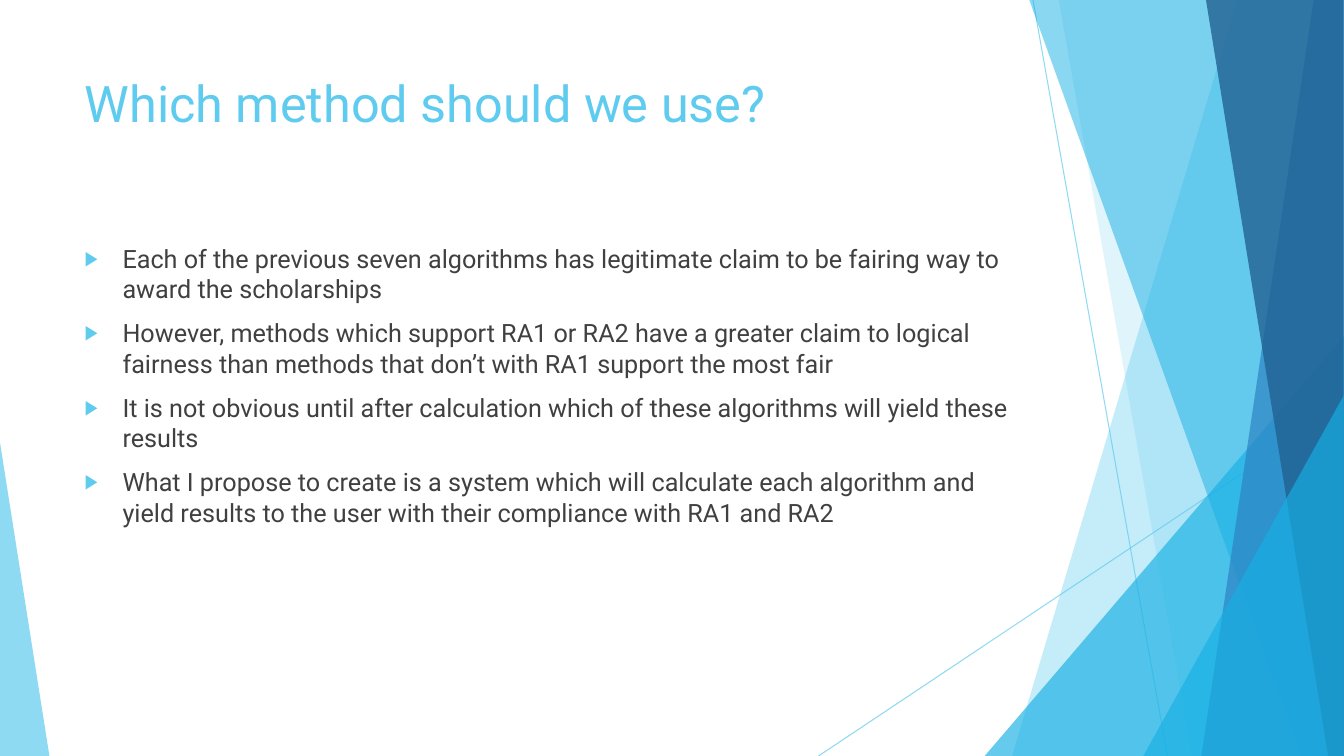
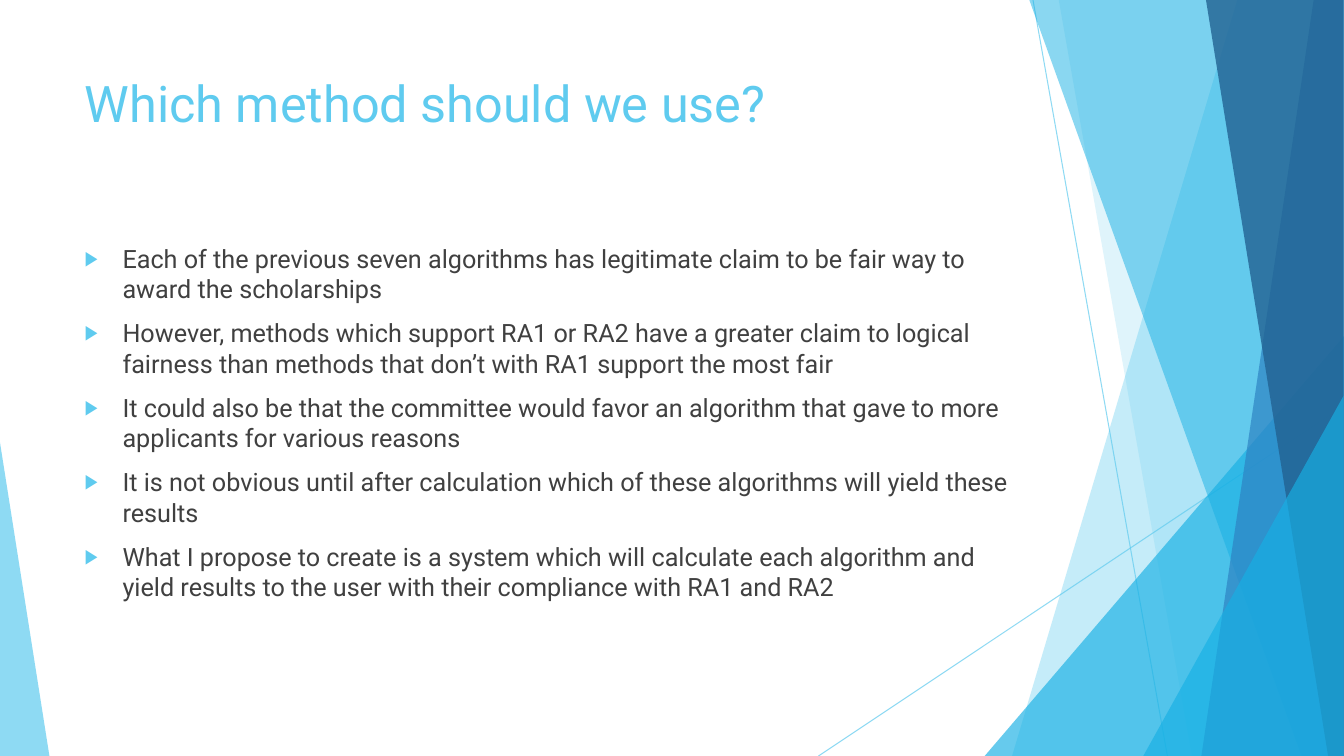
Before and after one commit to dmerson/ArizonaMastersCapstone, a slide deck: slide 15 of Documents/Basic Scholarship Awarding Graphs.pptx (slide 14 before the commit). Drawn at 1344x756 pixels with LibreOffice and Linux fonts; fonts in the diff are those of the drawing. Boxes give left, top, right and bottom in pixels: in the first picture for what was removed or moved away, otherwise in the second. Text is boxed around its words. In the diff, an @@ line names an element or a change of style, - is before the commit and + after.

```diff
--- a/Documents/Basic Scholarship Awarding Graphs.pptx
+++ b/Documents/Basic Scholarship Awarding Graphs.pptx
@@ text at [123, 249, 964, 303]: text changed @@
-▶ Each of the previous seven algorithms has legitimate claim to be fairing way to award the scholarships
+▶ Each of the previous seven algorithms has legitimate claim to be fair way to award the scholarships
@@ text at [123, 398, 999, 452]: paragraph added @@
+▶ It could also be that the committee would favor an algorithm that gave to more applicants for various reasons
```
Also in this commit, not shown: 8 other slides changed, 2 slides added, 1 slide removed.
